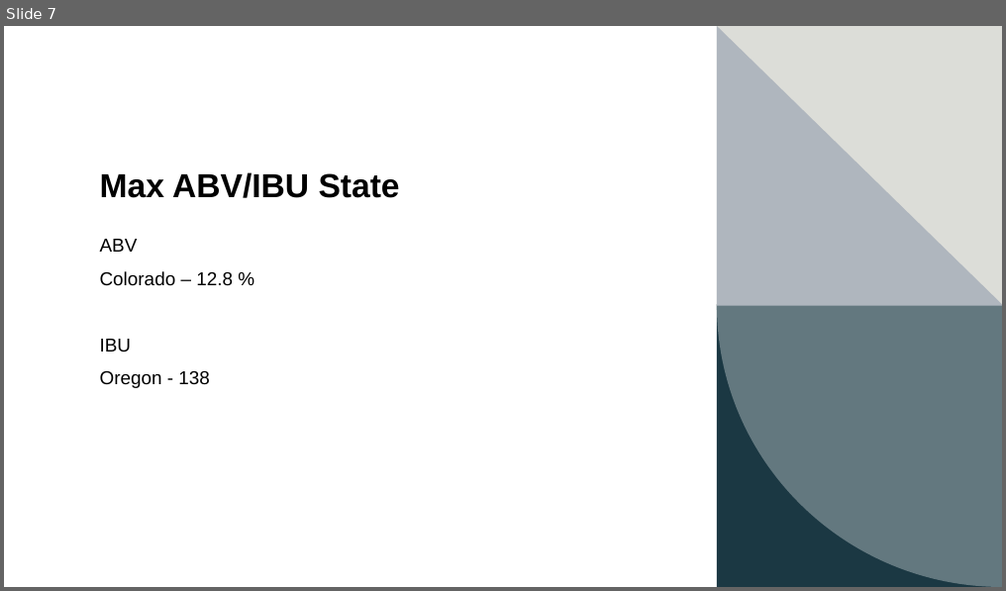
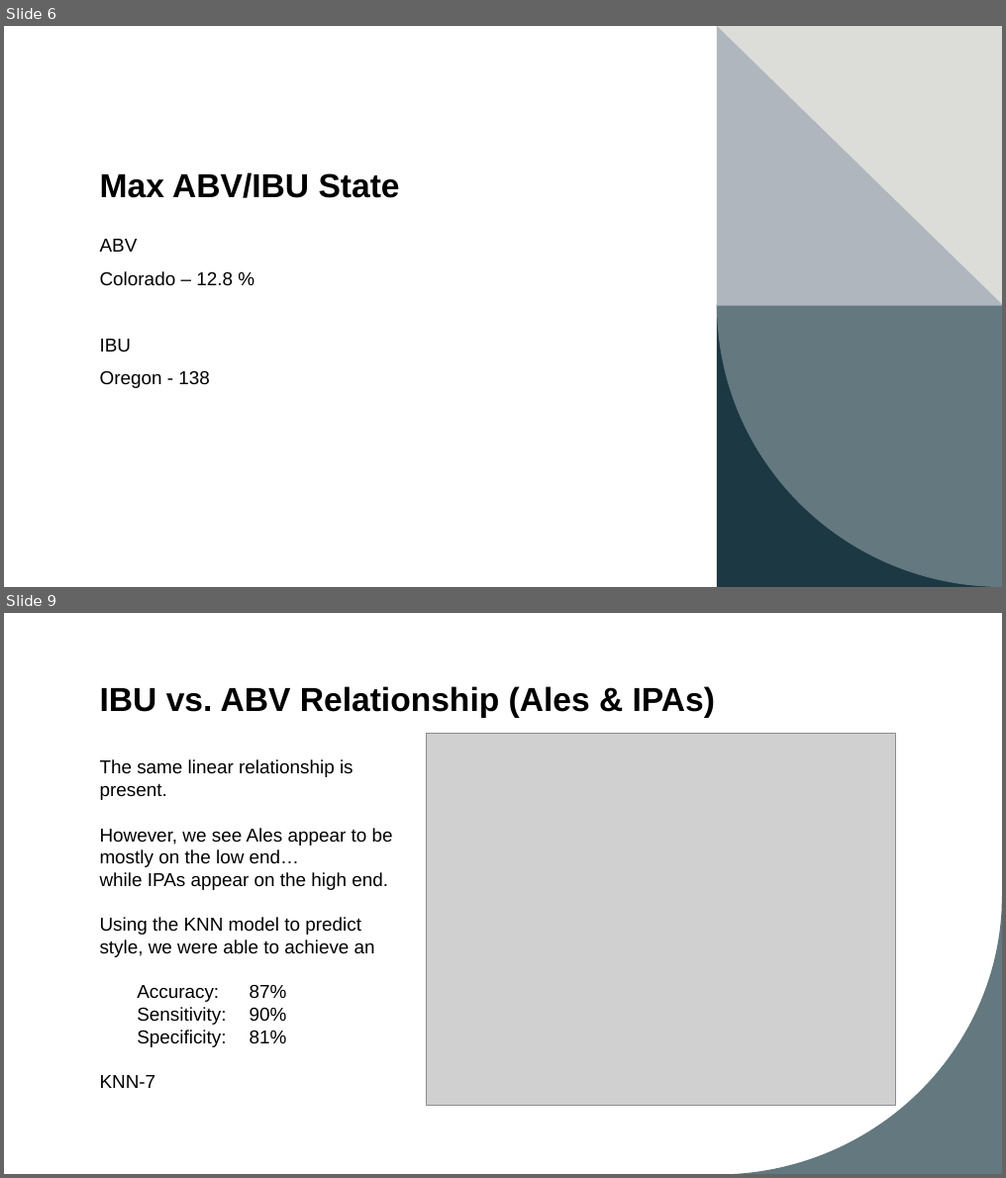
Before and after one commit to cdholmes11/DDS-Project-1, a slide deck: DDS_Project_1_Presentation_Dane.pptx. Shown one above the other, each under a label of ours: slide 7 before the commit, slides 6 and 9 after it; the slides between them are not shown. The pictures are 1006x591 and 1006x1178 pixels, drawn with LibreOffice and Linux fonts; fonts in the diff are those of the drawing; grey boxes stand for pictures. Boxes give left, top, right and bottom in pixels: in the first picture for what was removed or moved away, otherwise in the second. Text is boxed around its words. In the diff, an @@ line names an element or a change of style, - is before the commit and + after.

```diff
--- a/DDS_Project_1_Presentation_Dane.pptx
+++ b/DDS_Project_1_Presentation_Dane.pptx
@@ slide 9 added at (x1=4, y1=613, x2=1002, y2=1174), background #FFFFFF; not listed: 1 template element that a slide beside it also shows @@
@@ title added at (x1=100, y1=686, x2=715, y2=718), 32 pt, text #000000, bold @@
+IBU vs. ABV Relationship (Ales & IPAs)
@@ text added at (x1=100, y1=760, x2=393, y2=1088), 18 pt, text #000000 @@
+The same linear relationship is present.
+However, we see Ales appear to be mostly on the low end…
+while IPAs appear on the high end.
+Using the KNN model to predict style, we were able to achieve an
+Accuracy: 87%
+Sensitivity: 90%
+Specificity: 81%
+KNN-7
@@ picture added at (x1=426, y1=734, x2=896, y2=1106) @@
@@ what was slide 7 is now slide 6 @@
```
Also in this commit, not shown: 8 slides changed, 5 other slides added, 4 slides removed, 1 other file.
